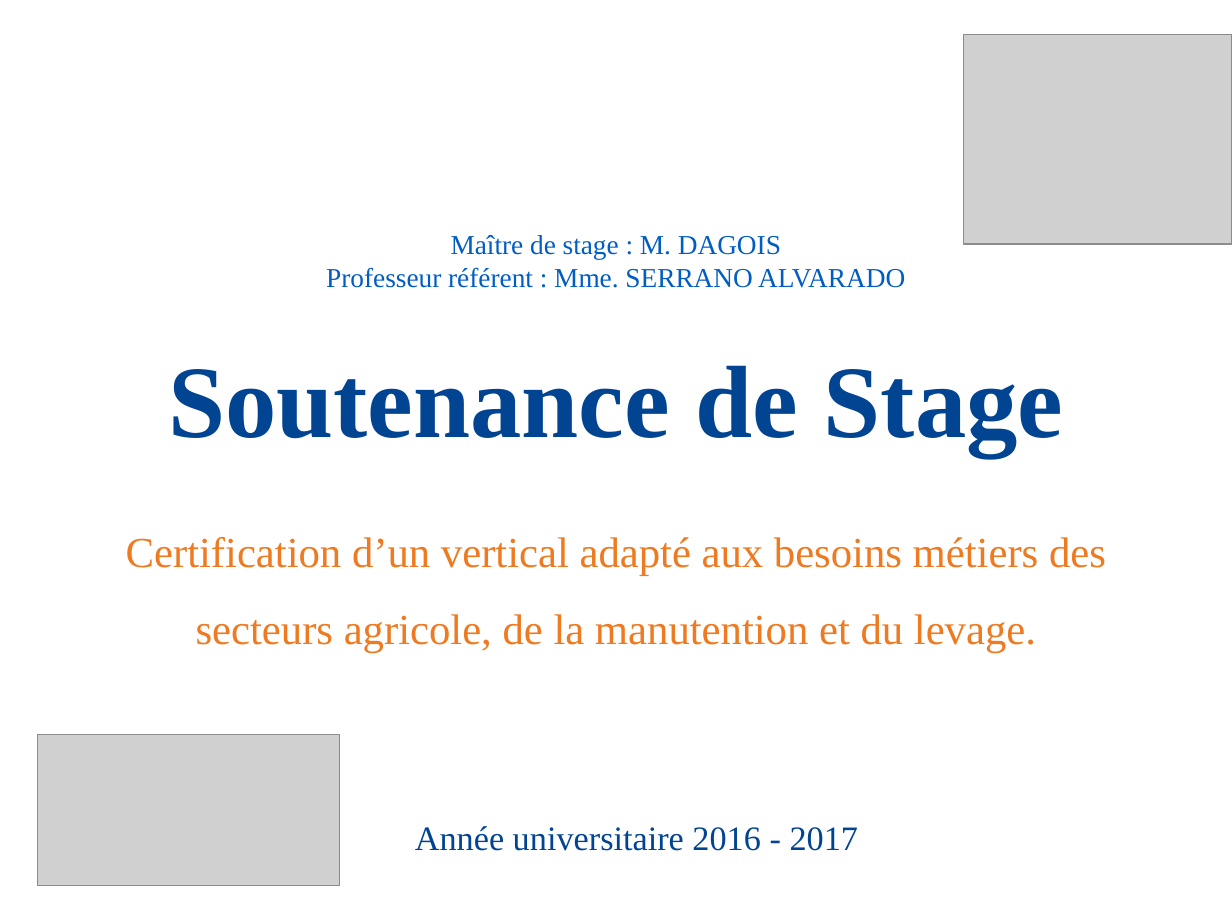
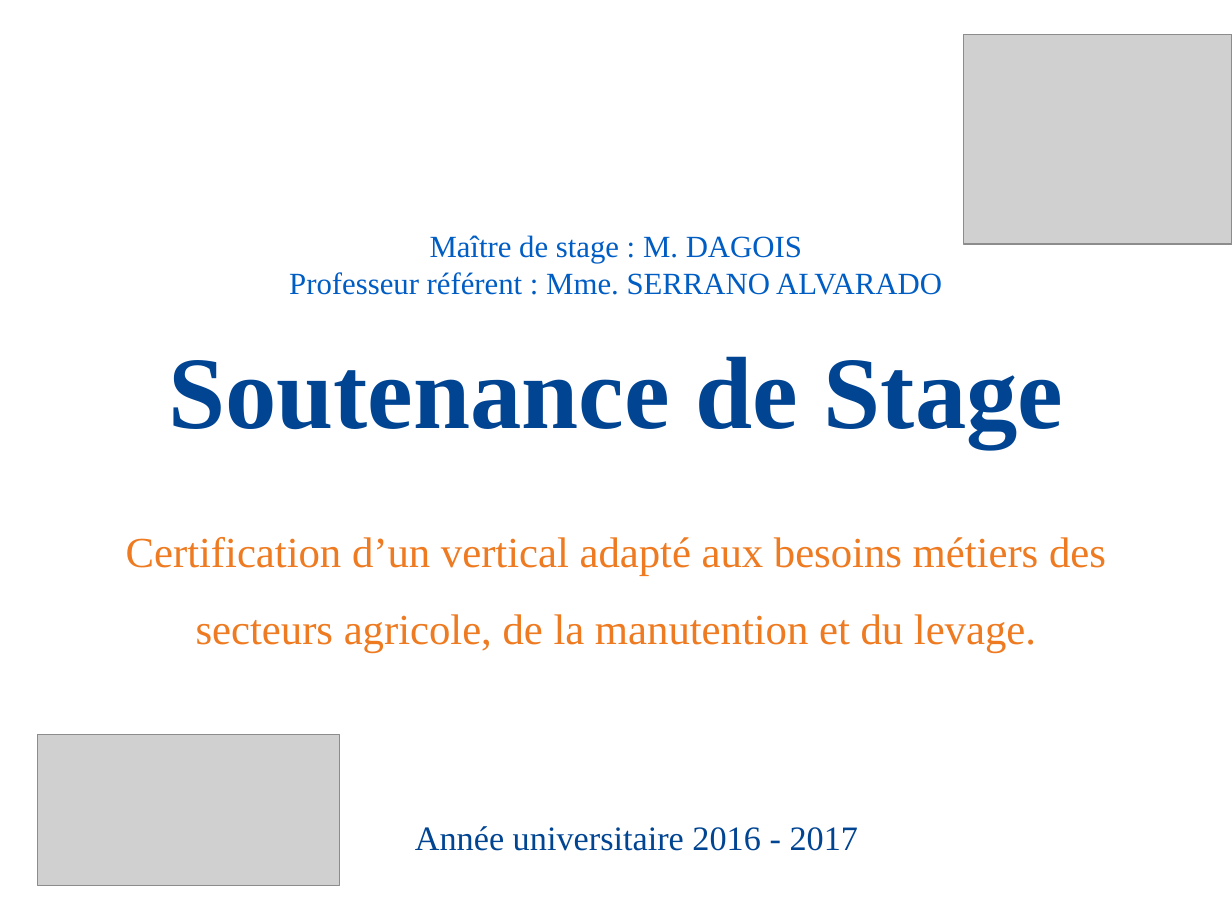
Before and after one commit to FlorentALAPETITE/Rapport_Stage_2017, a slide deck: slide 1 of Soutenance_Stage.pptx. Drawn at 1232x924 pixels with LibreOffice and Linux fonts; fonts in the diff are those of the drawing; grey boxes stand for pictures; background and template pictures are left out. Boxes give left, top, right and bottom in pixels: in the first picture for what was removed or moved away, otherwise in the second. Text is boxed around its words. In the diff, an @@ line names an element or a change of style, - is before the commit and + after.

Commit message:
Corrections rapport + modifs soutenance

```diff
--- a/Soutenance_Stage.pptx
+++ b/Soutenance_Stage.pptx
@@ text "Maître de stage : M. ..." at [289,235,942,295]: size 16 to 18 pt @@
@@ title "Soutenance de Stage": place and size @@
-title "Soutenance de Stage" at [168,365,1063,457]
+title "Soutenance de Stage" at [168,356,1063,448]
```
Also in this commit, not shown: 3 other slides changed, 1 slide added, 3 other files.
